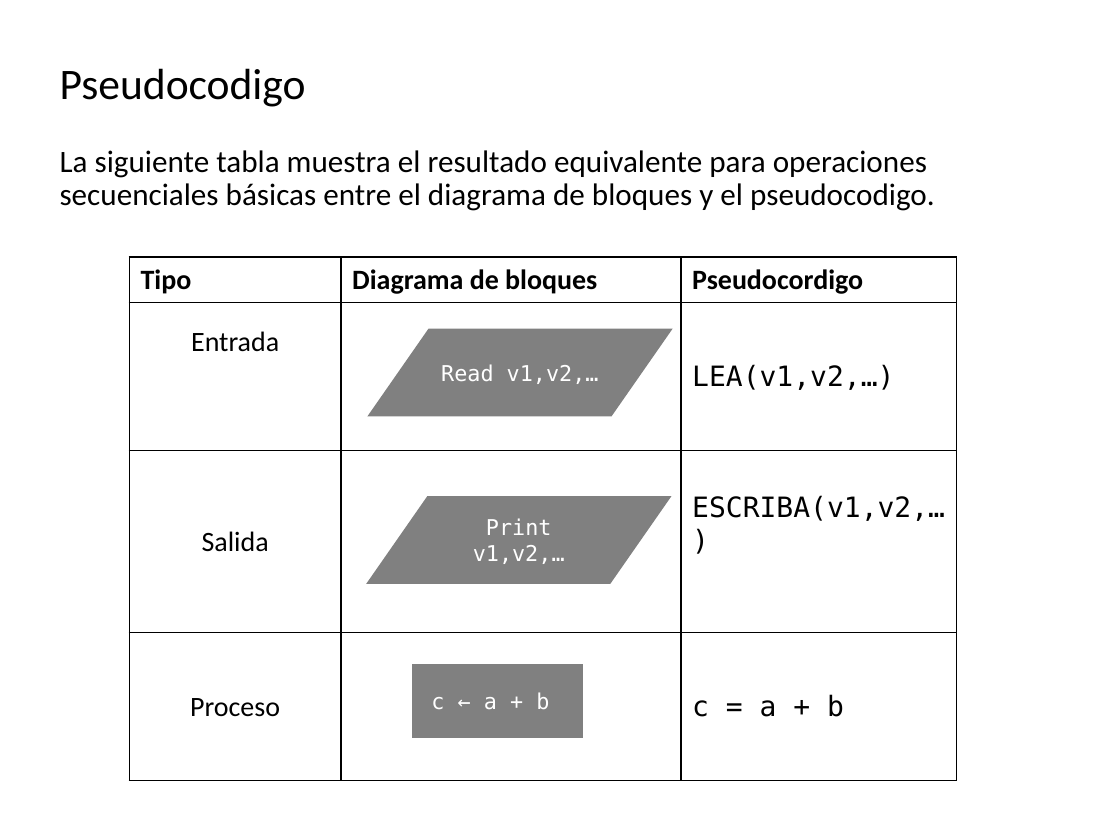
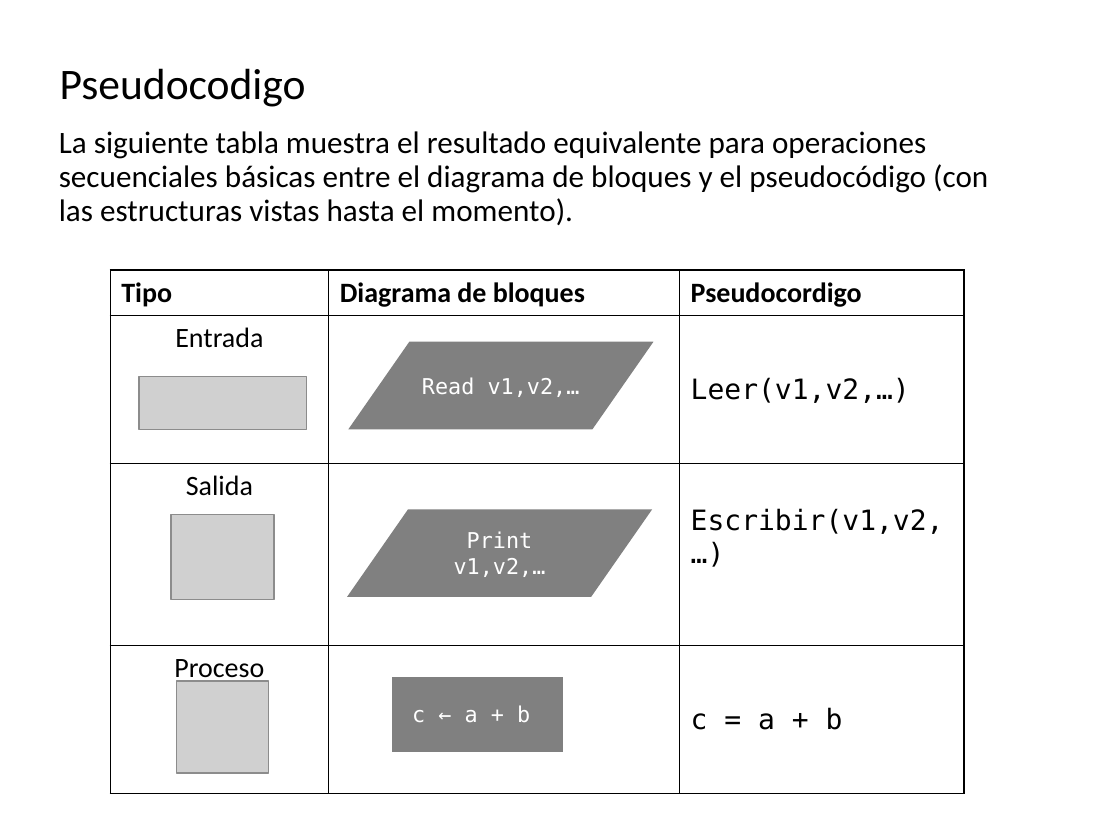
Before and after one commit to algoritmos-UdeA/logica1-20262, a slide deck: slide 38 of clases/2/clase-02.pptx (slide 33 before the commit). Drawn at 1120x840 pixels with LibreOffice and Linux fonts; fonts in the diff are those of the drawing; grey boxes stand for pictures. Boxes give left, top, right and bottom in pixels: in the first picture for what was removed or moved away, otherwise in the second. Text is boxed around its words. In the diff, an @@ line names an element or a change of style, - is before the commit and + after.

```diff
--- a/clases/2/clase-02.pptx
+++ b/clases/2/clase-02.pptx
@@ text at bbox=[59, 131, 988, 225]: text changed @@
-La siguiente tabla muestra el resultado equivalente para operaciones secuenciales básicas entre el diagrama de bloques y el pseudocodigo.
+La siguiente tabla muestra el resultado equivalente para operaciones secuenciales básicas entre el diagrama de bloques y el pseudocódigo (con las estructuras vistas hasta el momento).
@@ table at bbox=[110, 270, 963, 786] @@
-row 2, column 3: LEA(v1,v2,…)
+row 2, column 3: Leer(v1,v2,…)
-row 3, column 3: ESCRIBA(v1,v2,…)
+row 3, column 3: Escribir(v1,v2,…)
@@ table: place and size @@
-table at bbox=[130, 256, 958, 773]
+table at bbox=[110, 270, 963, 786]
@@ flow chart input output "Read v1,v2,…": place and size @@
-flow chart input output "Read v1,v2,…" at bbox=[367, 328, 672, 416]
+flow chart input output "Read v1,v2,…" at bbox=[348, 342, 653, 429]
@@ picture added at bbox=[139, 376, 306, 429] @@
@@ picture added at bbox=[171, 515, 274, 599] @@
@@ flow chart input output "Print v1,v2,…": place and size @@
-flow chart input output "Print v1,v2,…" at bbox=[366, 496, 671, 584]
+flow chart input output "Print v1,v2,…" at bbox=[347, 510, 652, 597]
@@ picture added at bbox=[177, 681, 269, 773] @@
@@ rectangle "c ← a + b": place and size @@
-rectangle "c ← a + b" at bbox=[411, 664, 582, 739]
+rectangle "c ← a + b" at bbox=[392, 676, 563, 752]
```
Also in this commit, not shown: 15 other slides changed, 17 slides added, 3 slides removed, 10 other files.
